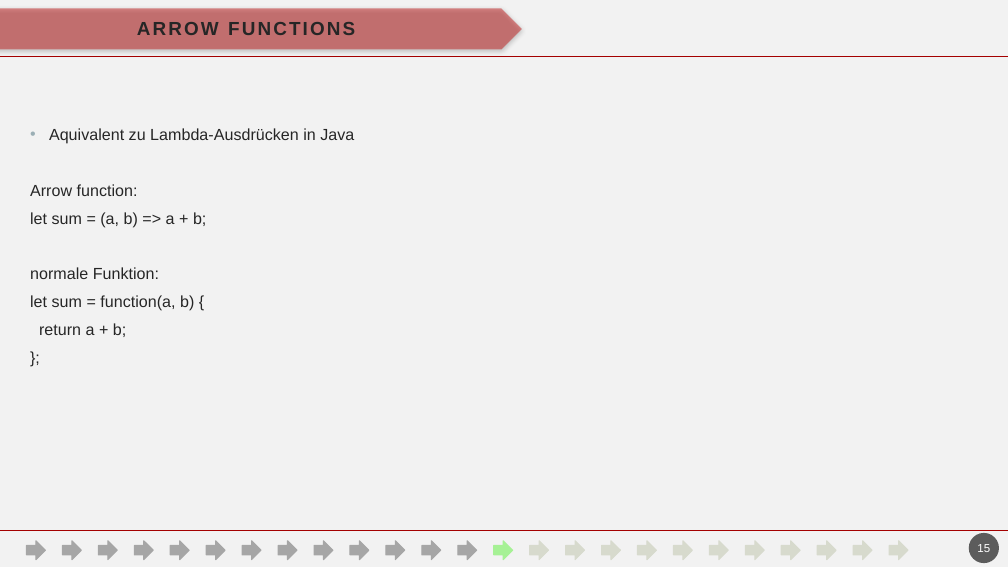
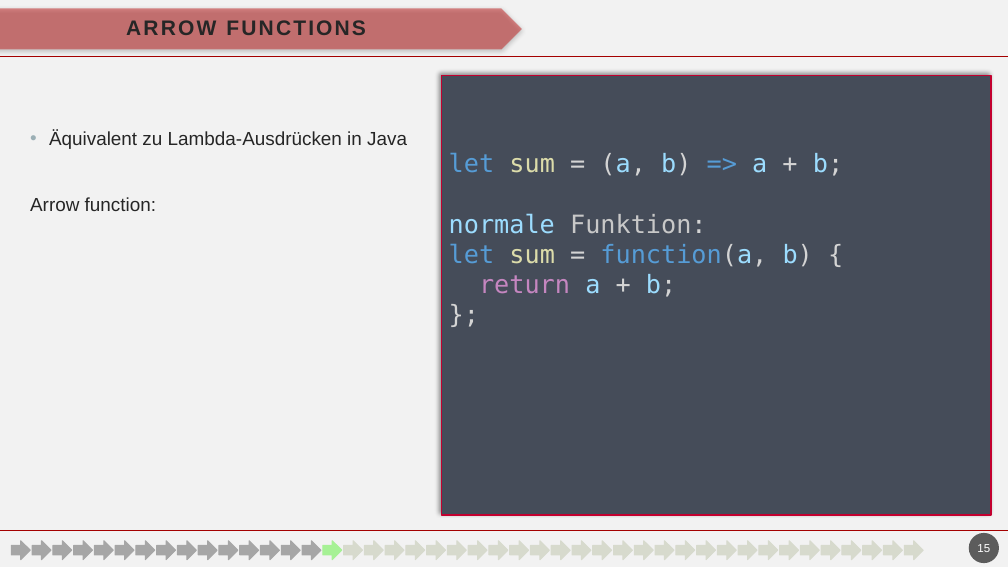
Before and after one commit to havrazO/Angular-Vortrag, a slide deck: slide 15 of vortrag/präsentation/entwurf/V1/angular.pptm. Drawn at 1008x567 pixels with LibreOffice and Linux fonts; fonts in the diff are those of the drawing; background and template pictures are left out. Boxes give left, top, right and bottom in pixels: in the first picture for what was removed or moved away, otherwise in the second. Text is boxed around its words. In the diff, an @@ line names an element or a change of style, - is before the commit and + after.

```diff
--- a/vortrag/präsentation/entwurf/V1/angular.pptm
+++ b/vortrag/präsentation/entwurf/V1/angular.pptm
@@ title "ARROW FUNCTIONS" at box(0, 8, 492, 49): size 18 to 20 pt @@
@@ rectangle added at box(442, 76, 991, 515), fill #454C59, outline #C3002F 1.5 pt, 24 pt, text #569CD6 @@
+let sum = (a, b) => a + b;
+normale Funktion:
+let sum = function(a, b) {
+return a + b;
+};
@@ text at box(49, 130, 407, 149): text changed; size 15.3 to 18 pt @@
-• Aquivalent zu Lambda-Ausdrücken in Java
+• Äquivalent zu Lambda-Ausdrücken in Java
@@ text at box(30, 197, 156, 211): size 15.3 to 18 pt in "Arrow function:"; line spacing 0.9 to 1 @@
@@ text at box(30, 212, 206, 337): paragraphs removed @@
-let sum = (a, b) => a + b;
-normale Funktion:
-let sum = function(a, b) {
-return a + b;
-};
@@ right arrow: place and size @@
-right arrow at box(350, 541, 369, 560)
+right arrow at box(261, 541, 280, 560)
@@ 5 right arrows: place and size @@
-5 right arrows at box(63, 541, 765, 560)
+5 right arrows at box(53, 541, 757, 560)
@@ 4 right arrows: place and size @@
-4 right arrows at box(26, 541, 836, 560)
+4 right arrows at box(32, 541, 840, 560)
@@ 4 right arrows: place and size @@
-4 right arrows at box(170, 541, 873, 560)
+4 right arrows at box(178, 541, 882, 560)
@@ fill #A6A6A6 to #D7DACD; outline #A6A6A6 1 pt to #D7DACD 1 pt in 3 elements at box(385, 541, 404, 560), box(426, 541, 445, 560), box(468, 541, 487, 560) @@
@@ 3 right arrows: place and size @@
-3 right arrows at box(98, 541, 908, 560)
+3 right arrows at box(95, 541, 903, 560)
@@ right arrow at box(489, 541, 508, 560): fill #A6F195 to #D7DACD; outline #A6F195 1 pt to #D7DACD 1 pt @@
@@ group added at box(11, 541, 923, 560): 19 right arrows @@
```
Also in this commit, not shown: 23 other slides changed, 19 slides added, 2 slides removed, 5 other files.
